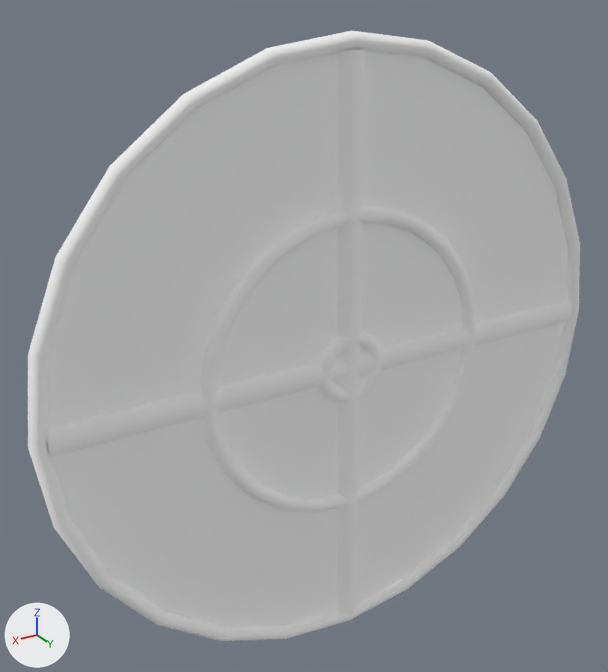
The glTF model Pogo's 2nd test/models/target/target.glb: old version first, new version second.
One viewpoint serves both versions: a 50 mm camera at (3.26, 4.01, 2.37) aimed at (0.66, -0.32, 0.2). Every picture has the same lights, and +X, +Y and +Z are marked at lower left. Where no turn or scale is listed for an object, it has been applied to the vertices.
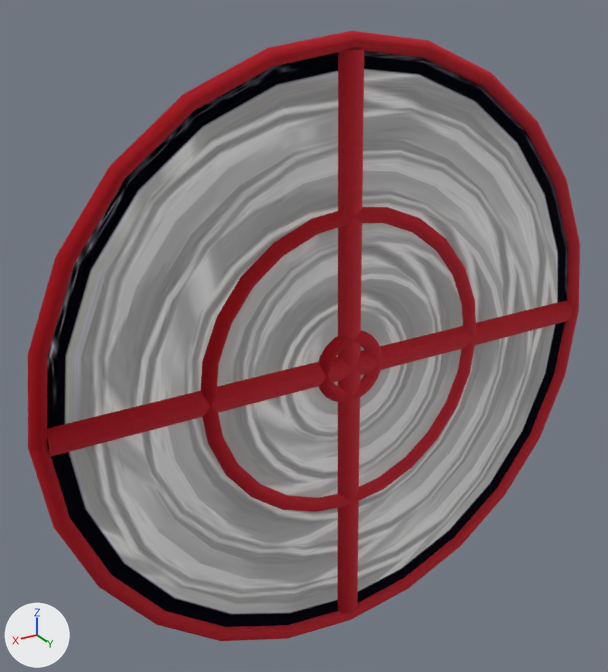
What differs and where, as boxes (x1, y1, x2, y2) in the pictures (608 x 672 px):
'Cylinder', surface changed
    both: (47, 51, 568, 627)
'Torus2', surface changed (grey to red)
    both: (28, 31, 580, 641)
'Torus1', surface changed (grey to red)
    both: (201, 207, 476, 512)
'Cylinder1', surface changed (grey to red)
    both: (47, 300, 572, 456)
'Cylinder2', surface changed (grey to red)
    both: (338, 49, 364, 613)
'Torus', surface changed (grey to red)
    both: (318, 331, 382, 402)

The change in detail:
Picture 'white_tex' (img_white_tex) is new.
Picture 'red_tex' (img_red_tex) is new.
In material 'd4f410' (mat_d4f410), base_color is no longer (1.0, 1.0, 1.0), white #ffffff.
In material 'd4f410' (mat_d4f410), texture is now set to img_red_tex.
In material 'af145f' (mat_af145f), base_color is no longer (1.0, 1.0, 1.0), white #ffffff.
In material 'af145f' (mat_af145f), texture is now set to img_white_tex.
